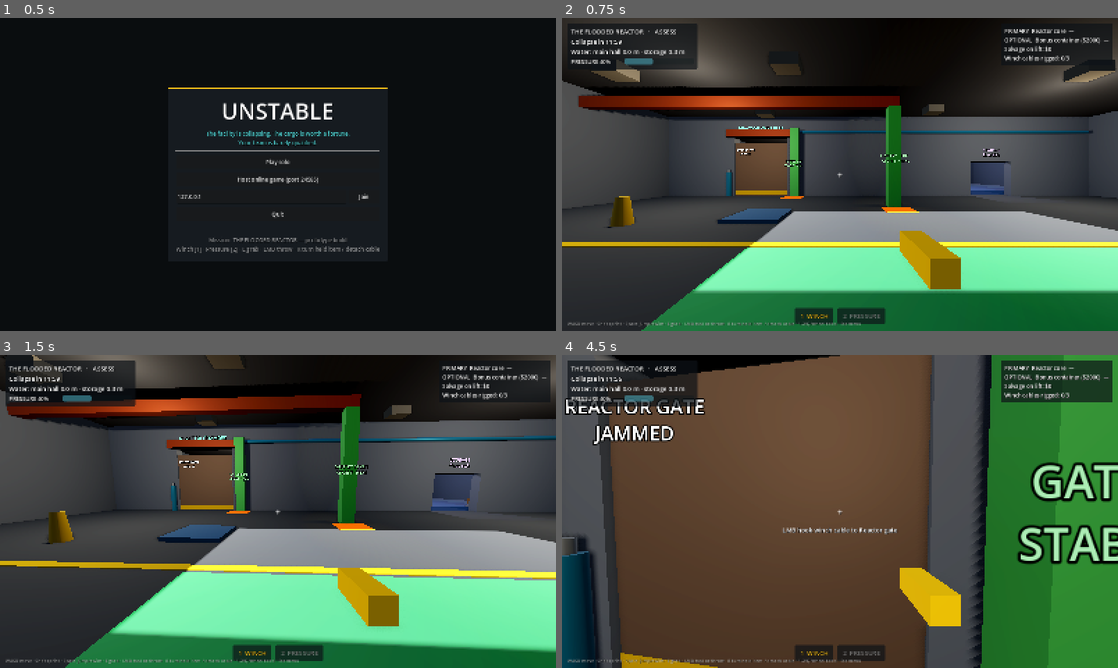
Above: before the commit, frames 1-4 (two rows, left to right).
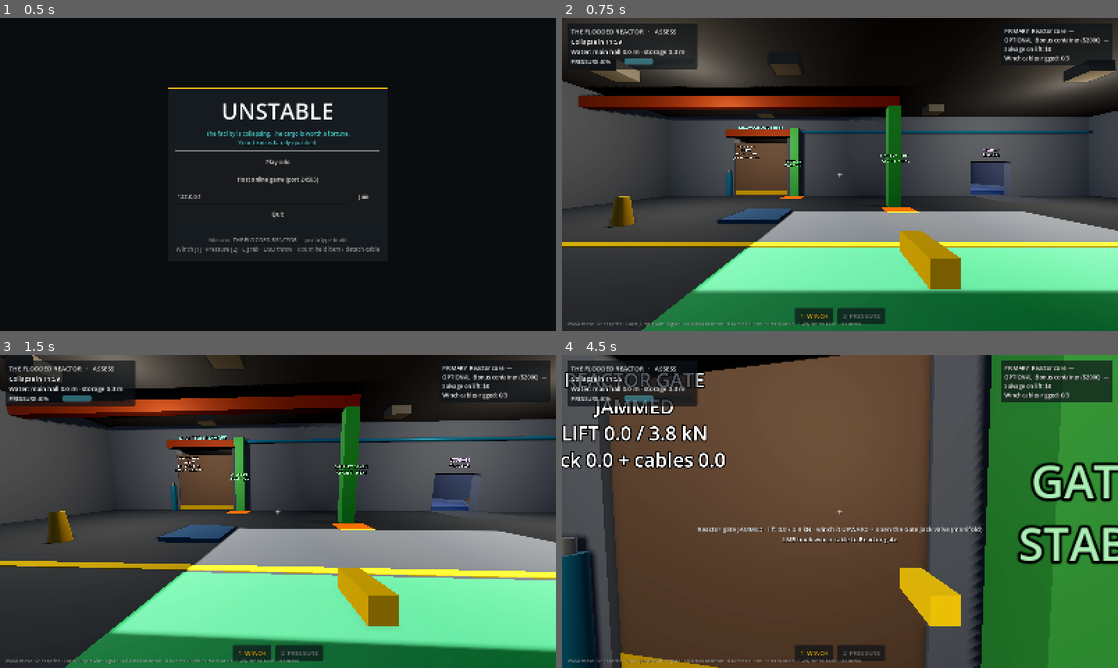
Above: after the commit, the same moments.

Repository: Elexia12/elegamedev
Game: Godot game, scene res://scenes/main.tscn
The game is run twice, just before and just after one commit, with the same random seed, the same clock (stepped at 60 frames per second) and the same inputs.
Inputs (mouse positions are in pixels of both pictures, inside the frame that each line leads up to):
- Up to frame 1 (0.5 s): no input
- Up to frame 2 (0.75 s): click "Play solo" at 0.5 s
- Up to frame 3 (1.5 s): tap Enter at 1.25 s; move the mouse to (272, 517) at 1.27 s; hold W (move_forward) from 1.28 s (still down); hold E (interact) from 1.28 s (still down)
- Up to frame 4 (4.5 s): tap Space (jump) at 1.52, 2.27, 3.77 s; move the mouse to (878, 514) at 2.02 s; release E (interact) at 2.03 s; tap R (remove) at 2.1 s; move the mouse to (795, 508) at 2.77 s; hold Shift (sprint) 2.78-3.53 s; move the mouse to (845, 511) at 3.52 s; release W (move_forward) at 3.53 s; hold A (move_left) 3.53-4.28 s; tap Mouse wheel down (tool_next) at 3.6 s; move the mouse to (817, 505) at 4.27 s; hold W (move_forward) from 4.28 s (still down); hold Mouse wheel up (tool_prev) from 4.28 s (still down)

Frame 1 is identical in both runs. In frame 2, less than 0.1% of the frame differs, in the area x 30-36%, y 40-46%; in frame 3, 0.1%; in frame 4, 4.3%, in the area x 0-76%, y 5-61%.

Commit message:
[*] Make the UNSTABLE valves and reactor gate explain themselves
The jammed gate now shows a live lift readout (jack + cables vs the
3.8 kN needed) and an aim prompt telling the crew to winch it upward and
open the Gate jack valve at the manifold. Valves name what they drive on
their label and prompt, and show their current opening.

Co-Authored-By: Claude Opus 5.5 <noreply@anthropic.com>

Diff:
--- a/unstable/scenes/facility/flooded_reactor.tscn
+++ b/unstable/scenes/facility/flooded_reactor.tscn
@@ -506,10 +506,12 @@
 [node name="JackValve" parent="Manifold" instance=ExtResource("6_val")]
 transform = Transform3D(0, 0, -1, 0, 1, 0, 1, 0, 0, 0, 1.3, -1.1)
 display_name = "Gate jack"
+feeds = "reactor gate"
 
 [node name="DrainValve" parent="Manifold" instance=ExtResource("6_val")]
 transform = Transform3D(0, 0, -1, 0, 1, 0, 1, 0, 0, 0, 1.3, 1.1)
 display_name = "Drain pump"
+feeds = "storage drain"
 channel = "drain"
 
 [node name="Sign" type="Label3D" parent="Manifold"]
--- a/unstable/scripts/facility/gate.gd
+++ b/unstable/scripts/facility/gate.gd
@@ -22,6 +22,8 @@
 @export var brace_wear := 1.2
 
 var jammed := true
+## Upward pull from winch cables last physics frame (N, replicated for the label).
+var cable_lift := 0.0
 var jack_enabled := true
 var mission: Mission
 var _base_y := 0.0
@@ -61,6 +63,21 @@
 	_pull += force
 
 
+## Total lift needed to break the jam (N).
+func lift_needed() -> float:
+	return mass * 9.8 + jam_force
+
+
+## One-line explanation for the aim prompt.
+func hint() -> String:
+	if jammed:
+		return "%s JAMMED · lift %.1f / %.1f kN · winch it UPWARD + open the Gate jack valve (manifold)" % [
+			display_name, (jack_force() + cable_lift) / 1000.0, lift_needed() / 1000.0]
+	if not jack_enabled:
+		return "%s · jack offline: winch it up, wedge a brace post under it" % display_name
+	return "%s · jack %.1f kN · wedge a brace post under it to hold it open" % [display_name, jack_force() / 1000.0]
+
+
 func jack_force() -> float:
 	if not jack_enabled or jack_valve == null or pressure_network == null:
 		return 0.0
@@ -78,11 +95,17 @@
 		_simulate(delta)
 	elif not multiplayer.is_server():
 		global_position.y = lerpf(global_position.y, _net_y, 1.0 - exp(-18.0 * delta))
+	if multiplayer.is_server():
+		cable_lift = maxf(_pull.y, 0.0)
 	_pull = Vector3.ZERO
 	var rod := 0.2 + height()
 	jack_rod.scale.y = rod
 	jack_rod.global_position.y = _base_y + 1.8 + rod / 2.0
 	label.text = "%s\n%s" % [display_name.to_upper(), "JAMMED" if jammed else "%.1f m" % height()]
+	if jammed:
+		label.text += "\nLIFT %.1f / %.1f kN\njack %.1f + cables %.1f" % [
+			(jack_force() + cable_lift) / 1000.0, lift_needed() / 1000.0,
+			jack_force() / 1000.0, cable_lift / 1000.0]
 	if not jack_enabled:
 		label.text += "\nJACK OFFLINE"
 
@@ -136,10 +159,11 @@
 
 
 func net_get() -> Array:
-	return [global_position.y, jammed, jack_enabled]
+	return [global_position.y, jammed, jack_enabled, cable_lift]
 
 
 func net_set(s: Array) -> void:
 	_net_y = s[0]
 	jammed = s[1]
 	jack_enabled = s[2]
+	cable_lift = s[3]
--- a/unstable/scripts/facility/valve.gd
+++ b/unstable/scripts/facility/valve.gd
@@ -7,6 +7,8 @@
 @export var display_name := "Valve"
 @export_enum("jack", "drain") var channel := "jack"
 @export_range(0.0, 1.0, 0.25) var opening := 0.0
+## What this valve drives, shown on its label and in the aim prompt.
+@export var feeds := ""
 
 @onready var wheel: Node3D = $Wheel/Mesh
 @onready var label: Label3D = $Label
@@ -25,6 +27,8 @@
 func _process(delta: float) -> void:
 	wheel.rotation.y = lerp_angle(wheel.rotation.y, opening * TAU * 0.75, 1.0 - exp(-8.0 * delta))
 	label.text = "%s\n%d%% OPEN" % [display_name.to_upper(), roundi(opening * 100.0)]
+	if feeds != "":
+		label.text += "\n→ %s" % feeds.to_upper()
 
 
 func net_get() -> Array:
--- a/unstable/scripts/player/crew_member.gd
+++ b/unstable/scripts/player/crew_member.gd
@@ -220,6 +220,9 @@
 	if t is Prop and t.is_grabbable():
 		var grab := "[E] %s %s" % ["carry" if hands.can_lift(t) else "drag", t.display_name]
 		return grab + ("   ·   " + surface if surface != "" else "")
+	var gate := grab_ray.get_collider() as Gate
+	if gate:
+		return gate.hint() + ("\n" + surface if surface != "" else "")
 	return surface
 
 
--- a/unstable/scripts/player/pressure_tool.gd
+++ b/unstable/scripts/player/pressure_tool.gd
@@ -28,7 +28,12 @@
 
 
 func prompt(target: InteractPoint) -> String:
-	return "%s · LMB open · RMB close" % target.describe()
+	var valve := target.get_parent() as Valve
+	if valve == null:
+		return "%s · LMB open · RMB close" % target.describe()
+	var drives := " (drives %s)" % valve.feeds if valve.feeds != "" else ""
+	return "%s valve%s · %d%% open · LMB open 25%% · RMB close 25%%" % [
+		valve.display_name, drives, roundi(valve.opening * 100.0)]
 
 
 func host_start(_path: String, v: Vector3, _f: float) -> void:
--- a/unstable/tests/smoke_test.gd
+++ b/unstable/tests/smoke_test.gd
@@ -90,6 +90,10 @@
 			var s := _n("Supports/SupportGateFrame") as Support
 			_check(g.jammed, "one winch alone can't break the gate free (tension %.0f N)" % m.toolkit.cables()[0].tension)
 			_check(mark_f - s.health > 3.0, "pulling on the frame header strains the gate frame (%.0f%% → %.0f%%)" % [mark_f, s.health])
+			_check(g.cable_lift > 3000.0 and g.label.text.contains("LIFT") and g.hint().contains("jack valve"),
+				"the jammed gate shows its lift readout (cables %.1f kN) and how to free it" % (g.cable_lift / 1000.0))
+			var jv := _n("Manifold/JackValve") as Valve
+			_check(jv.label.text.contains("REACTOR GATE"), "the jack valve's label says it drives the reactor gate")
 			s.health = 100.0
 			m.pressure_network.pressure = 95.0
 			_req("valve", "Manifold/JackValve/Point", "", Vector3(1, 0, 0))],
